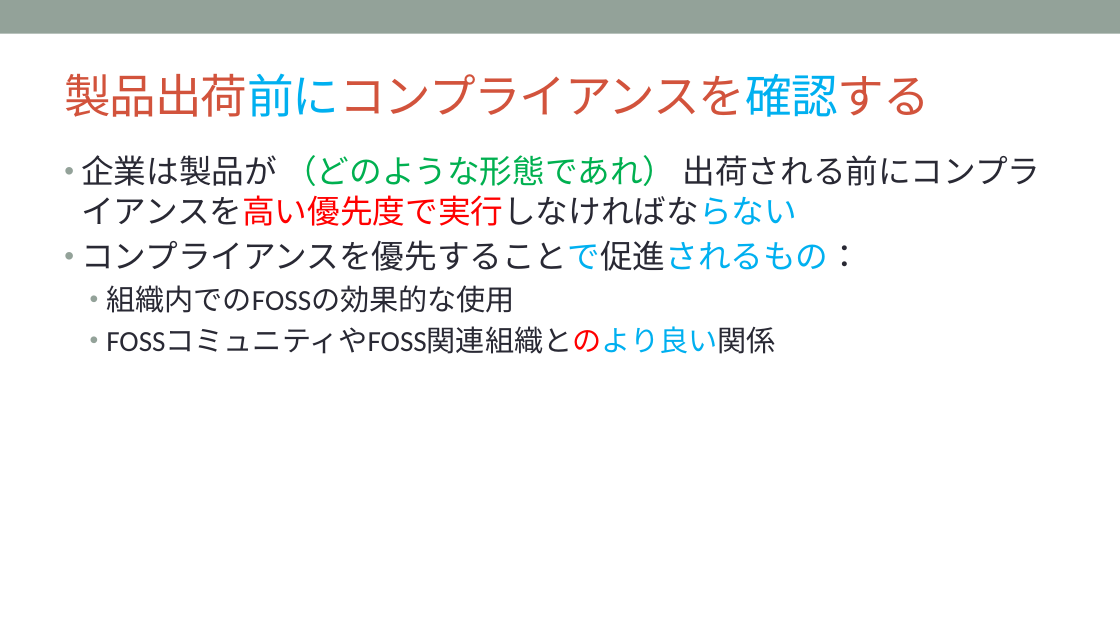
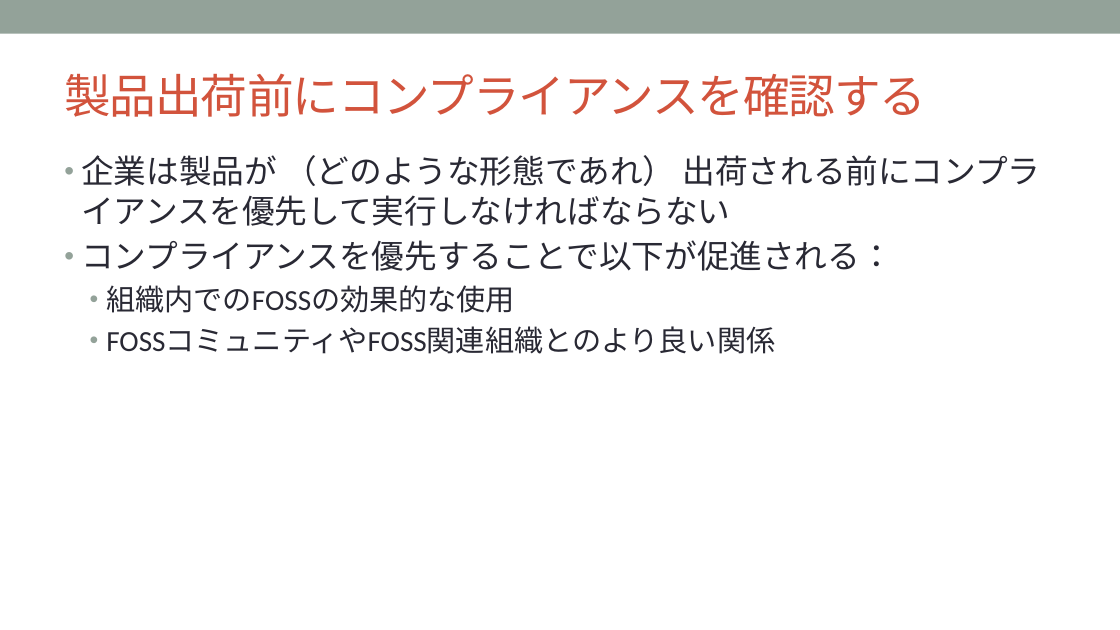
Before and after one commit to OpenChain-Project/Curriculum-Translation-JP, a slide deck: slide 74 of RC/openchain-curriculum-release-2-jp_rc1.0.pptx. Drawn at 1120x630 pixels with LibreOffice and Linux fonts; fonts in the diff are those of the drawing; background and template pictures are left out. Boxes give left, top, right and bottom in pixels: in the first picture for what was removed or moved away, otherwise in the second. Text is boxed around its words. In the diff, an @@ line names an element or a change of style, - is before the commit and + after.

```diff
--- a/RC/openchain-curriculum-release-2-jp_rc1.0.pptx
+++ b/RC/openchain-curriculum-release-2-jp_rc1.0.pptx
@@ title "製品出荷前にコンプライアンスを確認する" at box(64, 74, 926, 117): text colour #00B0F0 to #D2533C in "製品出荷前にコンプライアンスを確認する" @@
@@ text at box(81, 155, 1041, 271): text changed @@
-• 企業は製品が （どのような形態であれ） 出荷される前にコンプライアンスを高い優先度で実行しなければならない
-• コンプライアンスを優先することで促進されるもの：
+• 企業は製品が （どのような形態であれ） 出荷される前にコンプライアンスを優先して実行しなければならない
+• コンプライアンスを優先することで以下が促進される：
@@ text at box(106, 326, 775, 354): text colour #FF0000 to #292934, text colour #00B0F0 to #292934 in "FOSSコミュニティやFOSS関連組織とのより良い関係" @@
```
Also in this commit, not shown: 30 other slides changed.
